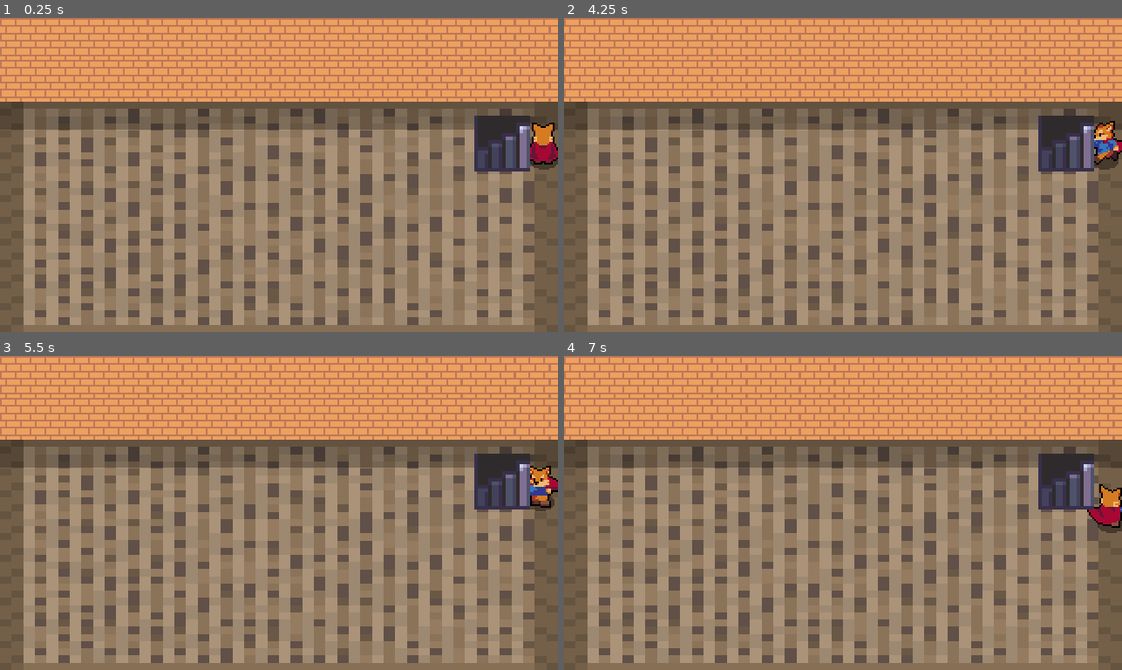
Above: before the commit, frames 1-4 (two rows, left to right).
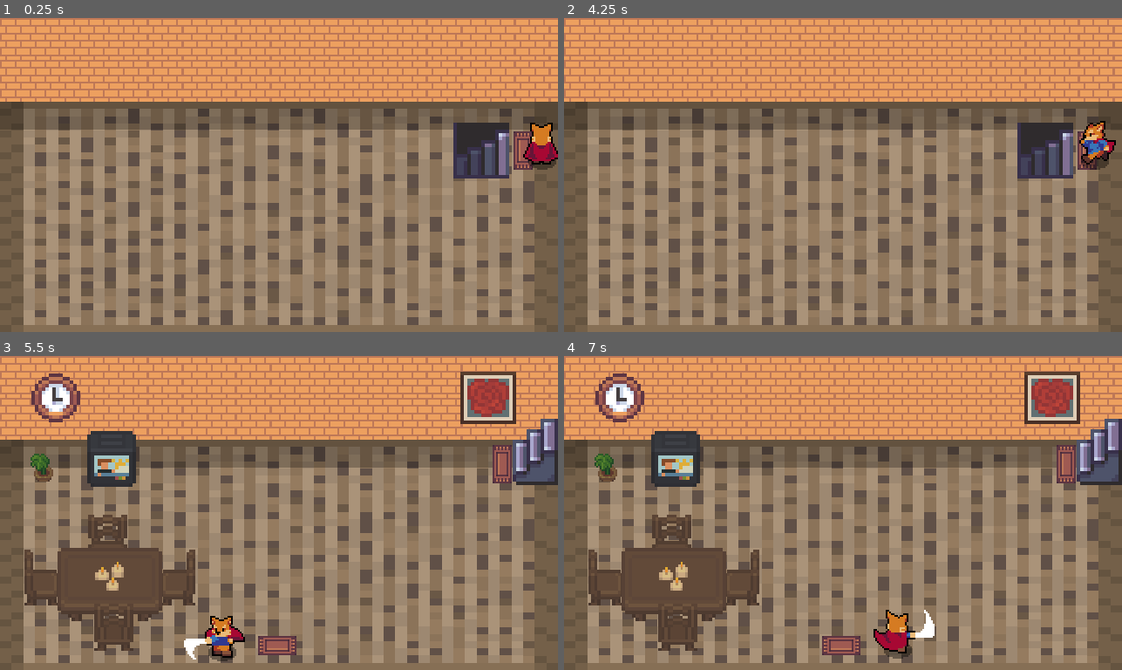
Above: after the commit, the same moments.

Repository: Jonak-Adipta-Kalita/JAK-Ultimate-Adventure-Game
Game: Godot game, scene res://Buildings/Interriors/PlayerHouseInterrior/FirstFloor.tscn
Two runs of this game, one before a commit and one after it. Both use one fixed random seed, a clock stepped at 60 frames per second and the inputs below. This scene is started directly instead of the project's main scene. Sound files missing from this copy of the repository are replaced by a short silence.
Inputs:
- Up to frame 1 (0.25 s): no input
- Up to frame 2 (4.25 s): tap Enter at 0.5 s; hold Right (ui_right) 0.53-1.28 s; tap J (attack) at 0.6, 2.1, 3.6 s; tap Space (ui_select) at 0.77, 1.52, 3.02, 3.77 s; hold Down (ui_down) 1.28-2.03 s; tap K (roll) at 1.35, 2.85 s; hold Right (ui_right) 2.03-2.78 s; hold Up (ui_up) 2.78-3.53 s; hold Left (ui_left) from 3.53 s (still down); tap Escape (ui_cancel) at 4.15 s
- Up to frame 3 (5.5 s): tap K (roll) at 4.35 s; tap Space (ui_select) at 4.52 s; release Left (ui_left) at 5.03 s; hold Down (ui_down) from 5.03 s (still down); tap J (attack) at 5.1 s
- Up to frame 4 (7 s): release Down (ui_down) at 5.78 s; hold Right (ui_right) 5.78-6.53 s; tap K (roll) at 5.85 s; tap Space (ui_select) at 6.02, 6.77 s; hold Up (ui_up) from 6.53 s (still down); tap J (attack) at 6.6 s

The runs differ from the first frame. In frame 1, 2.3% of the frame differs, in the area x 81-100%, y 31-52%; in frame 2, 2.6%; in frame 3, 14%; in frame 4, 15%, in the area x 4-100%, y 5-97%.

Commit message:
persisting data is missing...

Diff:
--- a/Buildings/Interriors/Objects/StairDown.tscn
+++ b/Buildings/Interriors/Objects/StairDown.tscn
@@ -24,7 +24,7 @@
 collision_mask = 512
 
 [node name="CollisionShape2D" type="CollisionShape2D" parent="Area2D"]
-position = Vector2( -18, 2 )
+position = Vector2( 18, 0 )
 shape = SubResource( 2 )
 
 [connection signal="body_entered" from="Area2D" to="." method="_on_Area2D_body_entered"]
--- /dev/null
+++ b/Buildings/Interriors/PlayerHouseInterrior/FirstFloor.gd
@@ -0,0 +1,4 @@
+extends Node2D
+
+func _on_StairDown_go_down():
+	SceneTransition.change_scene("res://Buildings/Interriors/PlayerHouseInterrior/GroundFloor.tscn")
--- a/Buildings/Interriors/PlayerHouseInterrior/FirstFloor.tscn
+++ b/Buildings/Interriors/PlayerHouseInterrior/FirstFloor.tscn
@@ -1,20 +1,31 @@
-[gd_scene load_steps=4 format=2]
+[gd_scene load_steps=6 format=2]
 
 [ext_resource path="res://Buildings/Interriors/PlayerHouseInterrior/Background.tscn" type="PackedScene" id=1]
 [ext_resource path="res://Player/Player.tscn" type="PackedScene" id=2]
 [ext_resource path="res://Buildings/Interriors/Objects/StairDown.tscn" type="PackedScene" id=3]
+[ext_resource path="res://Buildings/Interriors/Objects/Carpet.tscn" type="PackedScene" id=4]
+[ext_resource path="res://Buildings/Interriors/PlayerHouseInterrior/FirstFloor.gd" type="Script" id=5]
 
 [node name="FirstFloor" type="Node2D"]
+script = ExtResource( 5 )
 
 [node name="Background" parent="." instance=ExtResource( 1 )]
 
 [node name="CollisionPolygon2D" parent="Background/StaticBody2D" index="0"]
 polygon = PoolVector2Array( 0, 48, 0, 180, 107, 180, 136, 180, 143, 180, 160, 180, 177, 180, 181, 180, 185, 180, 320, 180, 320, 48, 327, 48, 326, 181, 326, 188, 185, 188, 173, 188, 145, 188, 122, 188, -9, 187, -9, 48 )
 
-[node name="Player" parent="." instance=ExtResource( 2 )]
-position = Vector2( 312, 80 )
+[node name="Carpet" parent="." instance=ExtResource( 4 )]
+position = Vector2( 300, 76 )
+rotation = 1.5708
 
-[node name="StairDown" parent="." instance=ExtResource( 3 )]
-position = Vector2( 288, 72 )
+[node name="YSort" type="YSort" parent="."]
+
+[node name="StairDown" parent="YSort" instance=ExtResource( 3 )]
+position = Vector2( 276, 76 )
+
+[node name="Player" parent="YSort" instance=ExtResource( 2 )]
+position = Vector2( 311, 80 )
+
+[connection signal="go_down" from="YSort/StairDown" to="." method="_on_StairDown_go_down"]
 
 [editable path="Background"]
--- a/Buildings/Interriors/PlayerHouseInterrior/GroundFloor.gd
+++ b/Buildings/Interriors/PlayerHouseInterrior/GroundFloor.gd
@@ -1,4 +1,4 @@
 extends Node2D
 
 func _on_StairUp_go_up():
-	pass
+	SceneTransition.change_scene("res://Buildings/Interriors/PlayerHouseInterrior/FirstFloor.tscn")
--- a/Buildings/Interriors/PlayerHouseInterrior/GroundFloor.tscn
+++ b/Buildings/Interriors/PlayerHouseInterrior/GroundFloor.tscn
@@ -20,7 +20,11 @@
 [node name="Background" parent="." index="0" instance=ExtResource( 3 )]
 
 [node name="Carpet" parent="." index="1" instance=ExtResource( 13 )]
-position = Vector2( 161, 166 )
+position = Vector2( 159, 166 )
+
+[node name="Carpet2" parent="." index="2" instance=ExtResource( 13 )]
+position = Vector2( 288, 62 )
+rotation = 1.5708
 
 [node name="TV" parent="YSort" index="0" instance=ExtResource( 10 )]
 position = Vector2( 64, 59 )
--- /dev/null
+++ b/Overlap/SceneTransition.gd
@@ -0,0 +1,14 @@
+extends CanvasLayer
+
+signal scene_changed()
+
+onready var animation_player = $AnimationPlayer
+onready var color_rect = $Control/ColorRect
+
+func change_scene(path):
+	animation_player.play("FadeIn")
+	yield(animation_player, "animation_finished")
+	var _change_scene_error = get_tree().change_scene(path)
+	animation_player.play_backwards("FadeIn")
+	yield(animation_player, "animation_finished")
+	emit_signal("scene_changed")
--- /dev/null
+++ b/Overlap/SceneTransition.tscn
@@ -0,0 +1,50 @@
+[gd_scene load_steps=4 format=2]
+
+[ext_resource path="res://Overlap/SceneTransition.gd" type="Script" id=1]
+
+[sub_resource type="Animation" id=1]
+resource_name = "FadeIn"
+length = 0.2
+tracks/0/type = "value"
+tracks/0/path = NodePath("Control/ColorRect:color")
+tracks/0/interp = 1
+tracks/0/loop_wrap = true
+tracks/0/imported = false
+tracks/0/enabled = true
+tracks/0/keys = {
+"times": PoolRealArray( 0, 0.2 ),
+"transitions": PoolRealArray( 1, 1 ),
+"update": 0,
+"values": [ Color( 0, 0, 0, 0 ), Color( 0, 0, 0, 1 ) ]
+}
+
+[sub_resource type="Animation" id=2]
+length = 0.001
+tracks/0/type = "value"
+tracks/0/path = NodePath("Control/ColorRect:color")
+tracks/0/interp = 1
+tracks/0/loop_wrap = true
+tracks/0/imported = false
+tracks/0/enabled = true
+tracks/0/keys = {
+"times": PoolRealArray( 0 ),
+"transitions": PoolRealArray( 1 ),
+"update": 0,
+"values": [ Color( 0, 0, 0, 0 ) ]
+}
+
+[node name="SceneTransition" type="CanvasLayer"]
+script = ExtResource( 1 )
+
+[node name="Control" type="Control" parent="."]
+margin_right = 40.0
+margin_bottom = 40.0
+
+[node name="ColorRect" type="ColorRect" parent="Control"]
+margin_right = 320.0
+margin_bottom = 180.0
+color = Color( 0, 0, 0, 0 )
+
+[node name="AnimationPlayer" type="AnimationPlayer" parent="."]
+anims/FadeIn = SubResource( 1 )
+anims/RESET = SubResource( 2 )
--- a/project.godot
+++ b/project.godot
@@ -18,6 +18,7 @@
 
 PlayerStats="*res://Player/PlayerStats.tscn"
 BackgroundMusic="*res://Music and Sounds/BackgroundMusic.tscn"
+SceneTransition="*res://Overlap/SceneTransition.tscn"
 
 [display]
 
